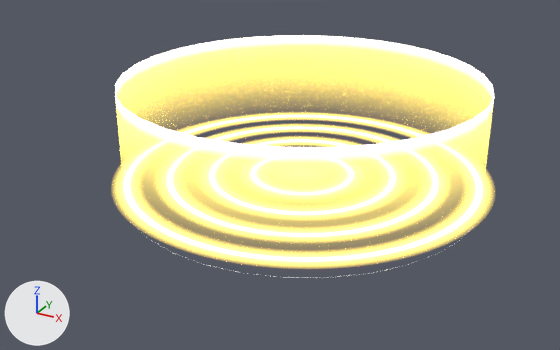
Before and after pictures for a commit that changed the glTF model models/fx_pulse_asc.glb.
Before and after are seen from a 50 mm camera at (0.865, -1.695, 0.868) aimed at (-0.03, -0.067, 0.054). Arrows for +X, +Y and +Z are at lower left; the lights stay in place. The older version comes first. Vertices at exactly the same position are counted once.

Names of what the first picture shows: 'fx_shock', 'fx_wall'.
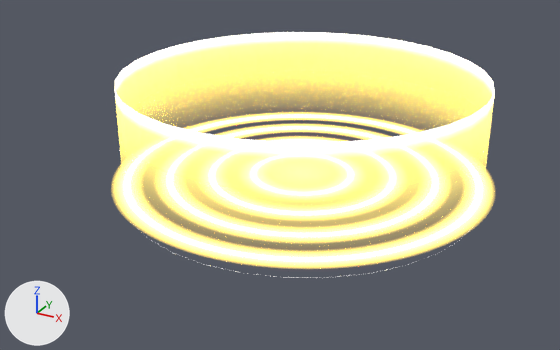
Where the change shows, as pixel boxes [x1, y1, x2, y2] in the pictures (560 x 350 px):
'fx_wall', rescaled
    before: [115, 35, 494, 176]
    after: [115, 32, 495, 173]
'fx_shock', surface changed
    both: [120, 114, 486, 263]

Edits to the bpy script that builds the scene:
```text
Change mat_shock:
    where n0 = _N.new('ShaderNodeBsdfPrincipled'); n0.name = 'Principled BSDF'
    n0.inputs[28].default_value: 4.0 -> 6.8  # 'Emission Strength'
Change me_fx_wall:
    used by ob_fx_wall; location = (0.0, 0.0, 0.0)
    remove me_fx_wall.from_pydata(...)  # 66 vertices, 64 faces; spans x -0.47..0.47, y -0.47..0.47, z 0.0..0.3
    add me_fx_wall.from_pydata(...)  # 66 vertices, 64 faces; spans x -0.47..0.47, y -0.47..0.47, z 0.0..0.31
    me_fx_wall part 1: the whole mesh is scaled about the mesh origin by (1, 1, 1.03)
```
